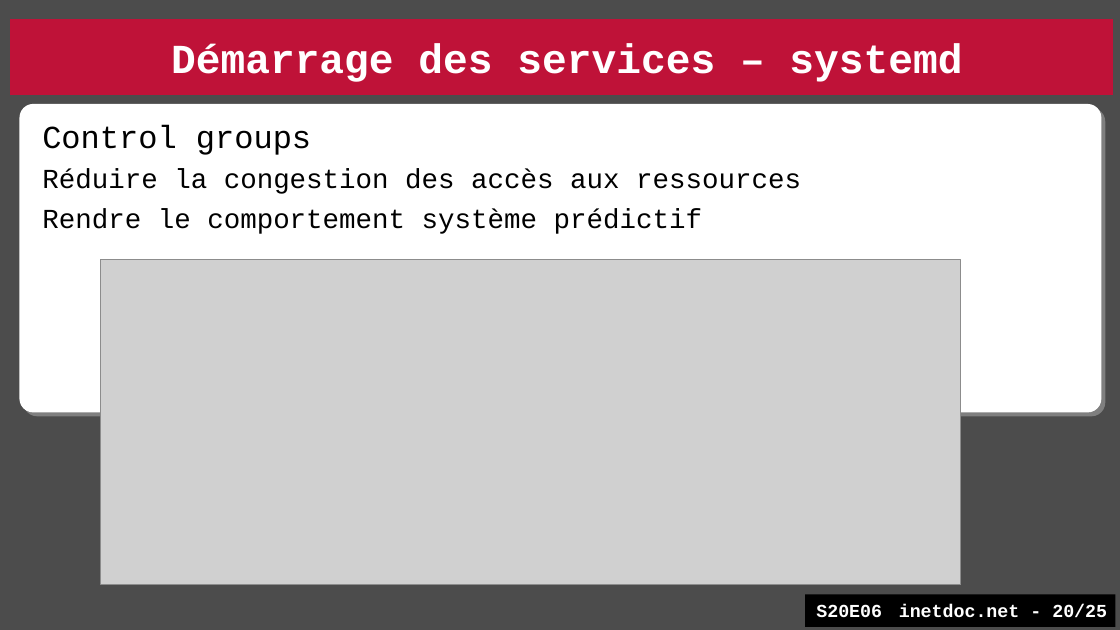
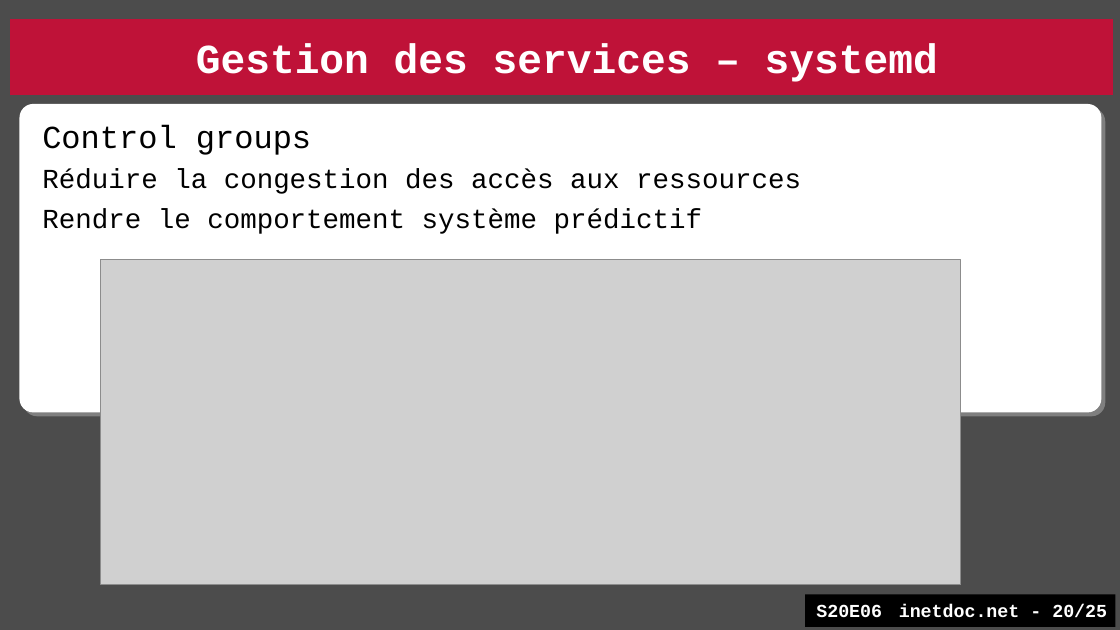
Before and after one commit to platu/inetdoc, a slide deck: slide 20 of presentations/sysadm-base-6/sysadm-base-6.odp. Drawn at 1120x630 pixels with LibreOffice and Linux fonts; fonts in the diff are those of the drawing; grey boxes stand for pictures. Boxes give left, top, right and bottom in pixels: in the first picture for what was removed or moved away, otherwise in the second. Text is boxed around its words. In the diff, an @@ line names an element or a change of style, - is before the commit and + after.

```diff
--- a/presentations/sysadm-base-6/sysadm-base-6.odp
+++ b/presentations/sysadm-base-6/sysadm-base-6.odp
@@ text in rectangle at <box>196,43,938,82</box>: text changed @@
-Démarrage des services – systemd
+Gestion des services – systemd
```
Also in this commit, not shown: 9 other slides changed, 1 other file.
